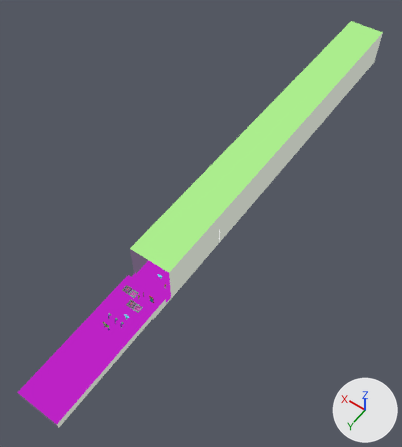
A saved change to the glTF model assets/scenes/jam6scene1.glb.
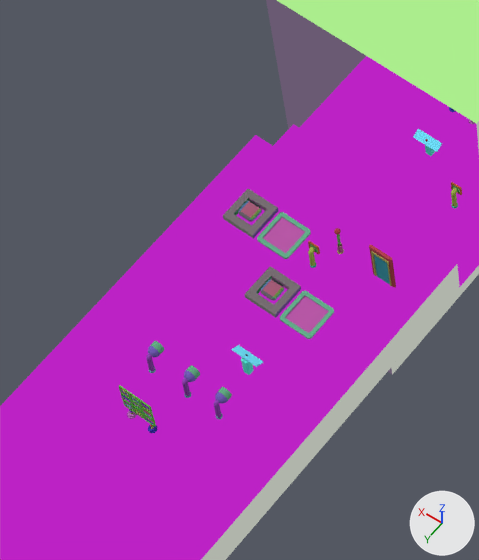
The first picture shows the older version from a 50 mm lens placed at (-407.0, 530.0, 982.0), pointed at (58.0, -120.0, -39.0). The close-ups show both versions on the part from 20% to 42% of the width and 56% to 79% of the height of that picture; other places that the commit changed are outside them. Arrows for +X, +Y and +Z are at lower right; the lights stay in place. Where no turn or scale is listed for an object, it has been applied to the vertices.

Script lines for the objects in view, before the commit:
```python
me_charge_pad = bpy.data.meshes.new('charge_pad')
me_charge_pad.from_pydata(...)  # 24 vertices, 44 faces; spans x -1.52..1.52, y -1.52..1.52, z 0.0..0.2
me_charge_pad.materials.append(mat_charge_pad)  # its picture is missing
me_immobile_signal_spitter = bpy.data.meshes.new('immobile_signal_spitter')
me_immobile_signal_spitter.from_pydata(...)  # 1224 vertices, 2584 faces; spans x -1.5..1.5, y -0.35..0.35, z 0.0..4.0
me_immobile_signal_spitter.materials.append(mat_immobile_signal_spitter)  # its picture is missing
me_pedestal = bpy.data.meshes.new('pedestal')
me_pedestal.from_pydata(...)  # 378 vertices, 744 faces; spans x -6.0..6.0, y -1.5..2.78, z 0.0..10.93
me_pedestal.materials.append(mat_pedestal)
ob_charge_pad = bpy.data.objects.new('charge_pad', me_charge_pad)
ob_charge_pad.parent = ob_pressure_plate_simple
ob_charge_pad.location = (0.738, -0.0427, -0.0328)
ob_immobile_signal_spitter__1 = bpy.data.objects.new('immobile_signal_spitter (1)', me_immobile_signal_spitter)
ob_immobile_signal_spitter__1.parent = ob_buttongroup
ob_immobile_signal_spitter__1.location = (40.84, 219.8, -6.3)
ob_immobile_signal_spitter__1.rotation_euler = (0.0, 0.0, 3.142)  # degrees (0, 0, 180)
ob_immobile_signal_spitter__1.scale = (5.0, 5.0, 5.0)
ob_pedestal_1 = bpy.data.objects.new('pedestal', me_pedestal)
ob_pedestal_1.location = (40.6, 53.2, -37.3)
ob_pedestal__1 = bpy.data.objects.new('pedestal (1)', me_pedestal)
ob_pedestal__1.location = (25.4, 179.3, -12.0)
ob_pedestal__1.rotation_euler = (0.0, 0.0, 3.142)  # degrees (0, 0, 180)
# also in view: 'Cube (1)' at (41.0, 254.0, -22.0); 'charge_pad.001' at (23.0, 148.0, -13.0); 'block_tube.001' at (40.0, 148.0, -12.0); 'RoomWalls_Colored' at (41.0, -419.0, 13.0); 'block_tube' at (69.0, 127.0, -12.0)
```
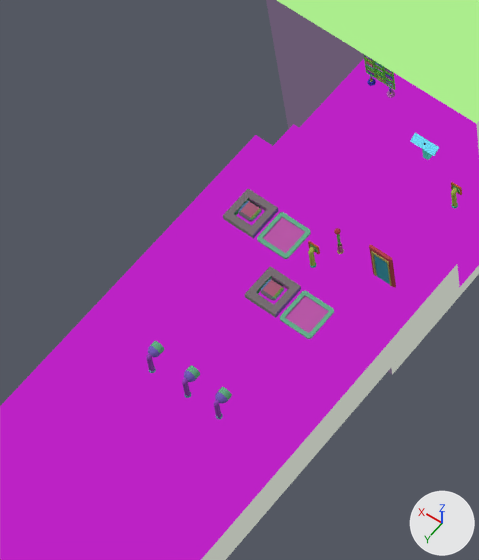
What differs and where, as boxes (x1, y1, x2, y2) in the close-ups (479 x 560 px):
```json
{"object": "immobile_signal_spitter (1)", "change": "moved, turned", "before": [119, 385, 157, 433], "after": [364, 55, 396, 98]}
{"object": "pedestal (1)", "change": "moved, turned", "before": [232, 345, 263, 375], "after": [410, 133, 439, 160]}
{"object": "pedestal", "change": "deleted", "before": [413, 129, 442, 156]}
```

The change, as JSON lines over the scene's bpy script:
```json
{"op": "remove", "block": "ob_pedestal_1", "code": ["ob_pedestal_1 = bpy.data.objects.new('pedestal', me_pedestal)", "ob_pedestal_1.location = (40.6, 53.2, -37.3)"]}
{"op": "set", "path": "ob_pedestal__1.rotation_euler", "old": "(0.0, 0.0, 3.142)", "new": "(0.0, 0.0, 0.0)", "note": "degrees (0, 0, 180) -> degrees (0, 0, 0)"}
{"op": "set", "path": "ob_pedestal__1.location", "old": "(25.4, 179.3, -12.0)", "new": "(40.3, 55.4, -37.0)"}
{"op": "set", "path": "ob_immobile_signal_spitter__1.rotation_euler", "old": "(0.0, 0.0, 3.142)", "new": "(0.0, 0.0, 0.0)", "note": "degrees (0, 0, 180) -> degrees (0, 0, 0)"}
{"op": "set", "path": "ob_immobile_signal_spitter__1.location", "old": "(40.84, 219.8, -6.3)", "new": "(75.7, 40.8, -37.3)"}
```
